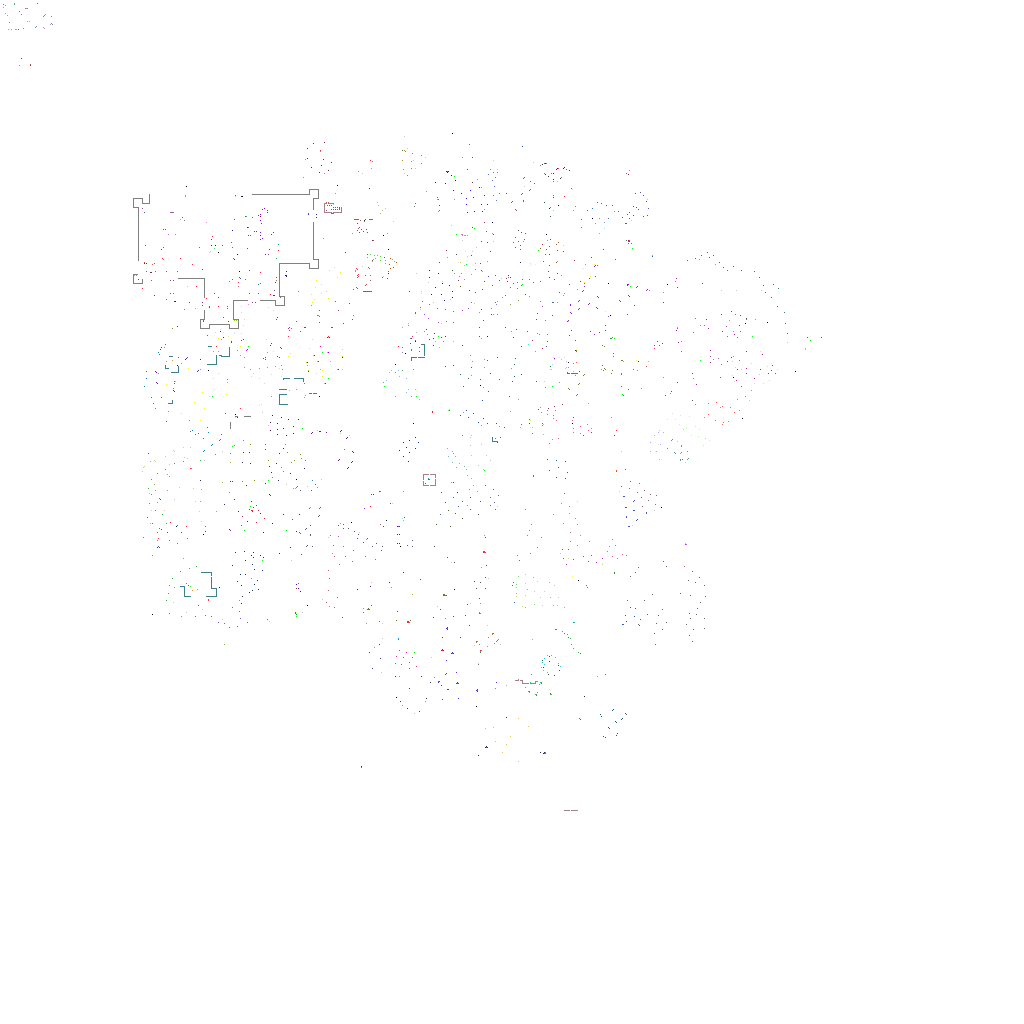
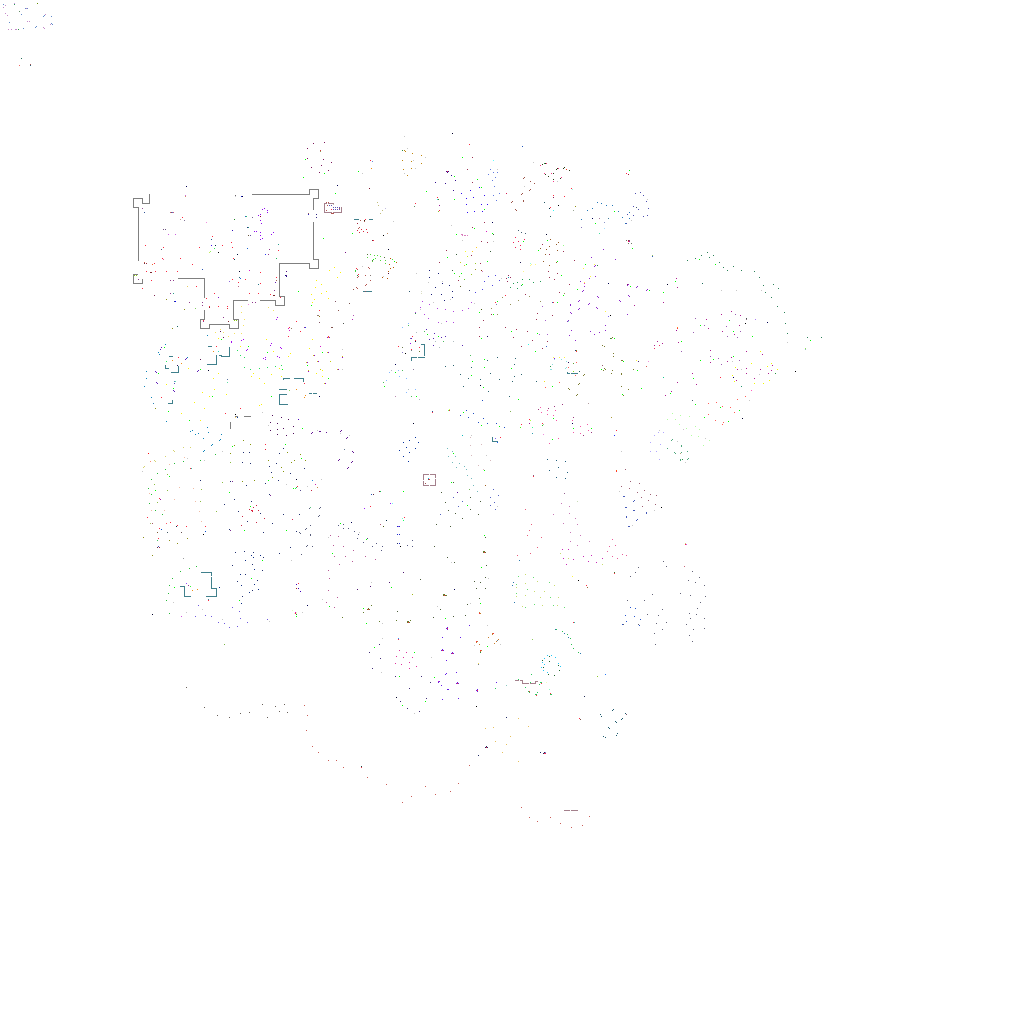
Layer changes from the first 1024 × 1024 image to the second:
painted on "stuff" over [186,687,590,828]
